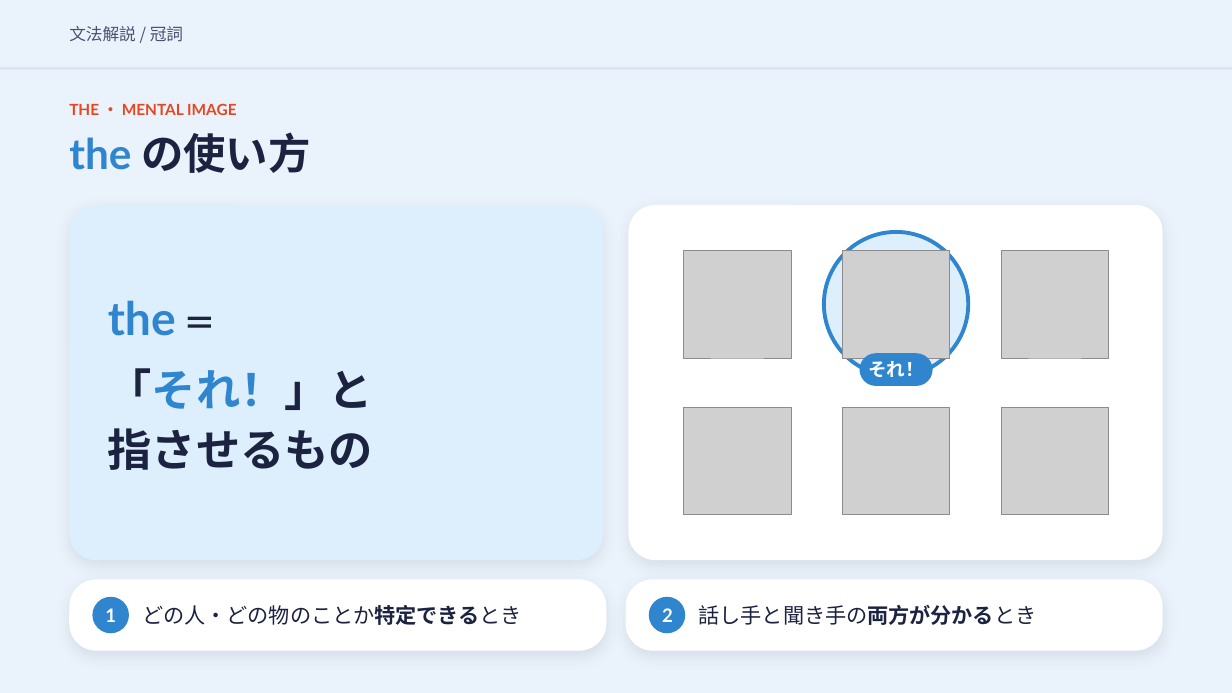
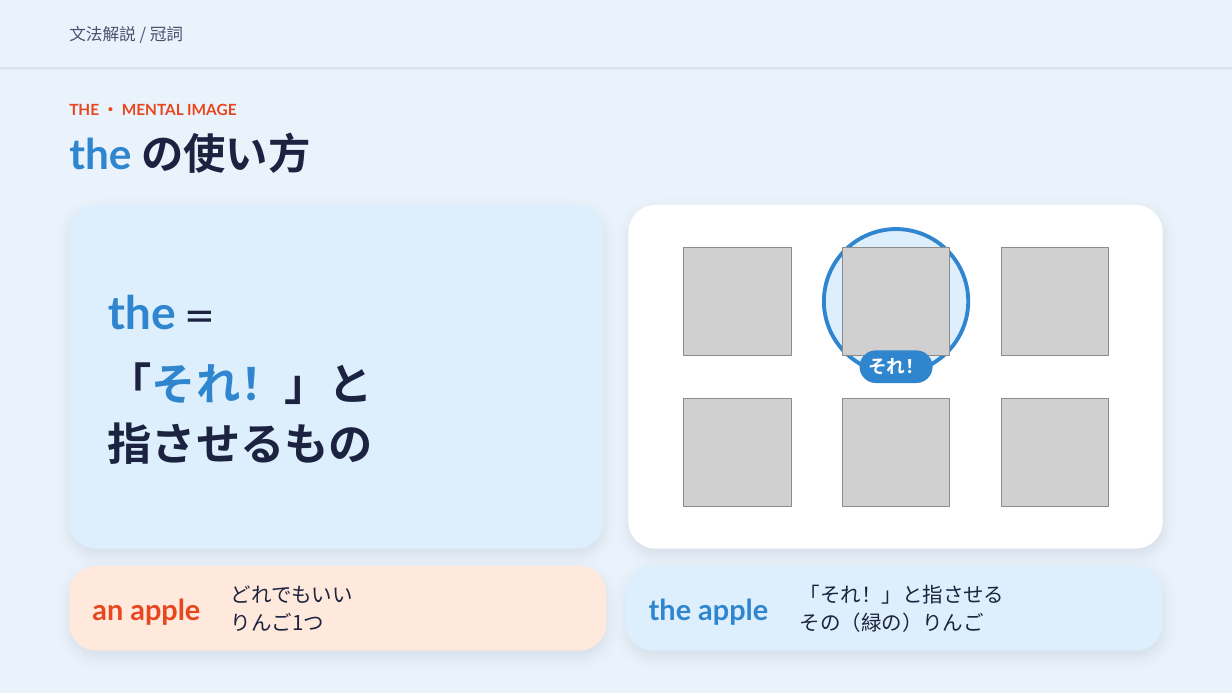
Before and after one commit to hinakajisaki-dev/hina-english, a slide deck: slide 9 of matome/a-the/a-the-slides.pptx. Drawn at 1232x693 pixels with LibreOffice and Linux fonts; fonts in the diff are those of the drawing; grey boxes stand for pictures. Boxes give left, top, right and bottom in pixels: in the first picture for what was removed or moved away, otherwise in the second. Text is boxed around its words. In the diff, an @@ line names an element or a change of style, - is before the commit and + after.

```diff
--- a/matome/a-the/a-the-slides.pptx
+++ b/matome/a-the/a-the-slides.pptx
@@ rounded rectangle resized from (x1=69, y1=205, x2=604, y2=560) to (x1=69, y1=205, x2=604, y2=549) @@
@@ rounded rectangle at (x1=69, y1=205, x2=604, y2=549): proportions changed @@
@@ rounded rectangle at (x1=628, y1=205, x2=1163, y2=549): proportions changed @@
@@ rounded rectangle resized from (x1=628, y1=205, x2=1163, y2=560) to (x1=628, y1=205, x2=1163, y2=549) @@
@@ 3 texts moved together from (x1=108, y1=300, x2=373, y2=470) to (x1=108, y1=294, x2=373, y2=464) @@
@@ 3 pictures moved together from (x1=684, y1=408, x2=1109, y2=516) to (x1=684, y1=398, x2=1109, y2=506) @@
@@ rounded rectangle resized from (x1=69, y1=579, x2=606, y2=651) to (x1=69, y1=566, x2=606, y2=651) @@
@@ rounded rectangle at (x1=69, y1=566, x2=606, y2=651): fill #FFFFFF to #FFE8DC; proportions changed @@
@@ rounded rectangle resized from (x1=626, y1=579, x2=1163, y2=651) to (x1=626, y1=566, x2=1163, y2=651) @@
@@ rounded rectangle at (x1=626, y1=566, x2=1163, y2=651): fill #FFFFFF to #DDEFFC; proportions changed @@
@@ ellipse removed at (x1=92, y1=597, x2=129, y2=634) @@
@@ text added at (x1=92, y1=598, x2=200, y2=625), 22.5 pt, text #E8461E, bold @@
+an apple
@@ text added at (x1=231, y1=585, x2=353, y2=603), 16 pt, text #1C2340 @@
+どれでもいい
@@ ellipse removed at (x1=649, y1=597, x2=686, y2=634) @@
@@ text added at (x1=649, y1=598, x2=768, y2=625), 22.5 pt, text #2F86CF, bold @@
+the apple
@@ text added at (x1=800, y1=584, x2=1005, y2=604), 16 pt, text #1C2340 @@
+「それ！」と指させる
@@ text removed at (x1=105, y1=608, x2=116, y2=622) @@
-1
@@ text at (x1=231, y1=613, x2=324, y2=631): text changed; size 16.5 to 16 pt @@
-どの人・どの物のことか特定できるとき
+りんご1つ
@@ text removed at (x1=662, y1=608, x2=673, y2=622) @@
-2
@@ text at (x1=800, y1=612, x2=984, y2=632): text changed; size 16.5 to 16 pt @@
-話し手と聞き手の両方が分かるとき
+その（緑の）りんご
```
Also in this commit, not shown: 9 other slides changed, 4 other files.
